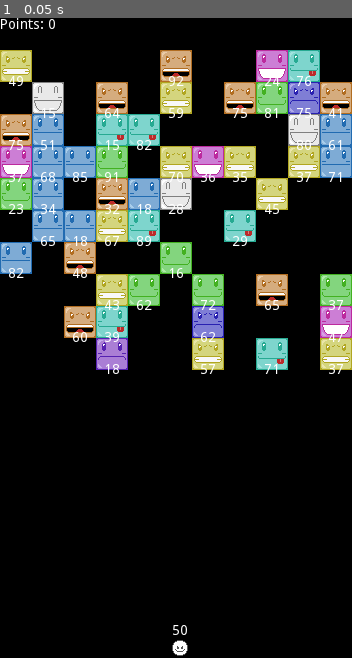
Above: before the commit, frame 1.
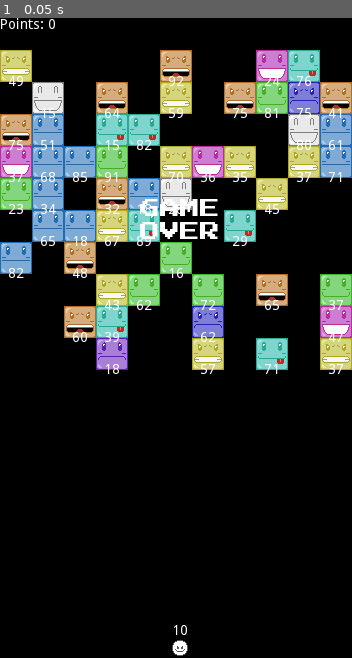
Above: after the commit, the same moment.

Repository: rafaelgdp/cute_brick
Game: Godot game, scene res://scenes/game.tscn
Two runs of this game, one before a commit and one after it. Both use one fixed random seed, a clock stepped at 60 frames per second and the inputs below.
Inputs:
- Up to frame 1 (0.05 s): no input

The runs differ from the first frame. In frame 1, 0.7% of the frame differs, in the area x 39-62%, y 28-97%.

Commit message:
Include set shader in game over

Diff:
--- a/scenes/game.tscn
+++ b/scenes/game.tscn
@@ -8,6 +8,10 @@
 
 [sub_resource type="DynamicFont" id=1]
 size = 20
+font_data = ExtResource( 5 )
+
+[sub_resource type="DynamicFont" id=7]
+size = 12
 font_data = ExtResource( 5 )
 
 [sub_resource type="RectangleShape2D" id=2]
@@ -28,8 +32,10 @@
 [node name="game" type="Node2D"]
 script = ExtResource( 1 )
 
-[node name="game_over_label" type="Label" parent="."]
-visible = false
+[node name="label_node" type="Node2D" parent="."]
+z_index = 1
+
+[node name="game_over_label" type="Label" parent="label_node"]
 margin_left = 132.0
 margin_top = 181.0
 margin_right = 228.0
@@ -39,6 +45,18 @@
 align = 1
 valign = 1
 autowrap = true
+__meta__ = {
+"_edit_use_anchors_": false
+}
+
+[node name="go_pts_label" type="Label" parent="label_node/game_over_label"]
+margin_left = -111.0
+margin_top = 52.0
+margin_right = 203.0
+margin_bottom = 68.0
+custom_fonts/font = SubResource( 7 )
+align = 1
+valign = 1
 __meta__ = {
 "_edit_use_anchors_": false
 }
--- a/scripts/block.gd
+++ b/scripts/block.gd
@@ -37,9 +37,6 @@
 	$area.connect("hitted" , self , "on_area_hitted")
 	$area.connect("destroyed" , self , "on_area_destroyed")
 
-func _process(delta):
-	pass
-
 func on_area_hitted(display):
 	$hit.play()
 	if display < 0.1:
--- a/scripts/game.gd
+++ b/scripts/game.gd
@@ -31,10 +31,10 @@
 ]
 
 signal stop_shoot(state)
+signal shade_all(shade)
 
 func _ready():
 	add_bricks()
-	$pts_label.text = str("Points: " , total_pts)
 
 	$shoot.connect("empty" , $bottom/area , "on_empty")
 	$bottom/area.connect("recharge" , $shoot , "on_recharge")
@@ -50,6 +50,7 @@
 		var br = get_tree().get_nodes_in_group("bricks")
 		for i in range(0 , br.size()):
 			br[i].position.y += 32
+
 		var brick_x_size = brick_x_idx.size()
 		for i in range(0,brick_x_size):
 			randomize()
@@ -59,22 +60,13 @@
 				brick.global_position = Vector2(brick_x_idx[i],48)
 				add_child(brick)
 				brick.add_to_group("bricks")
-				brick.connect("pts" , self , "on_pts")
+				brick.get_node("area").connect("pts" , self , "on_pts")
 
-func on_pts(damage):
-	print(damage)
-	total_pts += damage
-	print(total_pts)
+func _process(delta):
+	$pts_label.text = str("Points: " , total_pts)
 
-func on_game_over():
-	stop = true
-	$shoot/interval.stop()
-	$shoot.visible = false
-	$shoot_sprite.visible = false
-	$game_over_label.visible = true
-#	print(bricks)
-#	bricks.material.set_shader_param("show" , 0.5)
-	emit_signal("stop_shoot" , false)
+func on_pts(pts):
+	total_pts += pts
 
 func add_bricks():
 	var brick_y_size = brick_y_idx.size()
@@ -88,4 +80,16 @@
 				brick.global_position = Vector2(brick_x_idx[i],brick_y_idx[l])
 				add_child(brick)
 				brick.add_to_group("bricks")
-				brick.connect("pts" , self , "on_pts")
+				brick.get_node("area").connect("pts" , self , "on_pts")
+
+func on_game_over():
+	stop = true
+	$shoot/interval.stop()
+	$shoot.visible = false
+	$shoot_sprite.visible = false
+	$label_node/game_over_label.visible = true
+	$label_node/game_over_label/go_pts_label.text = str("Total Points\n" , total_pts)
+	for i in get_tree().get_nodes_in_group("bricks"):
+		i.get_node("sprite").material.set_shader_param("show" , 0.1)
+		i.get_node("label_node").visible = false
+	emit_signal("stop_shoot" , false)
--- a/scripts/shoot.gd
+++ b/scripts/shoot.gd
@@ -3,7 +3,7 @@
 
 var ball = preload("res://scenes/ball.tscn")
 var velocity = Vector2()
-export (int) var init_cartridge = 50
+export (int) var init_cartridge = 10
 var cartridge = init_cartridge
 var initial_pos = Vector2()
 var wait = true
Not shown: 1 places in scenes/game.tscn that only renumber resources
